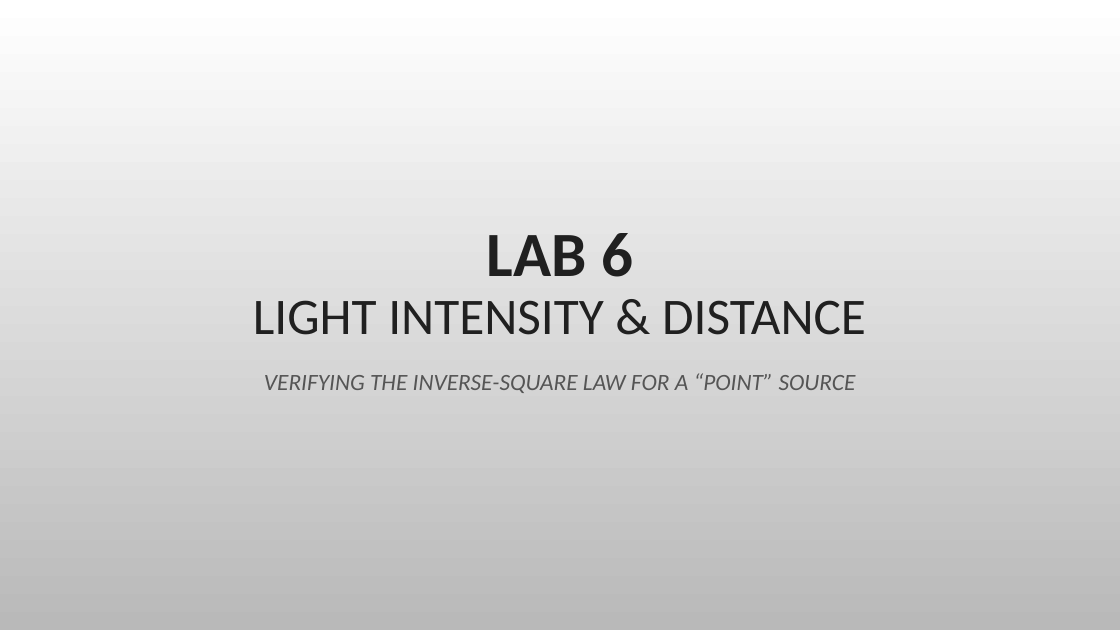
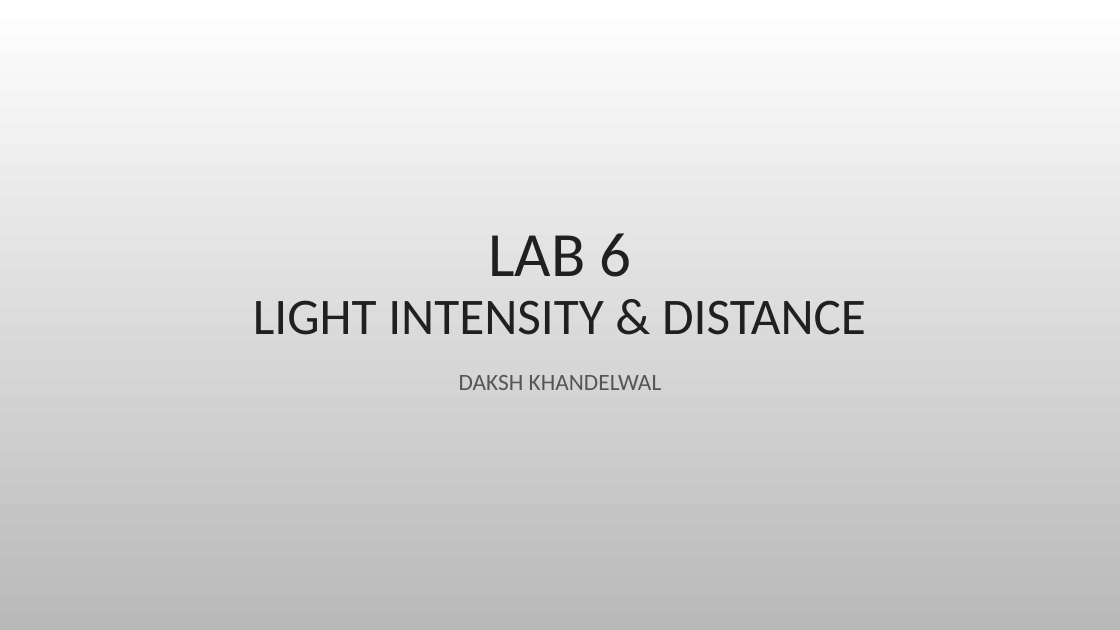
Before and after one commit to wizdaksh/Physics-III-Lab, a slide deck: slide 1 of Light Intensity and Distance/Lab_6_Light_Intensity.pptx. Drawn at 1120x630 pixels with LibreOffice and Linux fonts; fonts in the diff are those of the drawing; background and template pictures are left out. Boxes give left, top, right and bottom in pixels: in the first picture for what was removed or moved away, otherwise in the second. Text is boxed around its words. In the diff, an @@ line names an element or a change of style, - is before the commit and + after.

```diff
--- a/Light Intensity and Distance/Lab_6_Light_Intensity.pptx
+++ b/Light Intensity and Distance/Lab_6_Light_Intensity.pptx
@@ title at (x1=488, y1=233, x2=632, y2=277): bold off in "LAB 6" @@
@@ subtitle at (x1=459, y1=375, x2=662, y2=390): text changed; italic off @@
-VERIFYING THE INVERSE-SQUARE LAW FOR A “POINT” SOURCE
+DAKSH KHANDELWAL
```
Also in this commit, not shown: 7 other slides changed, 3 slides added, 1 slide removed, 12 other files.
